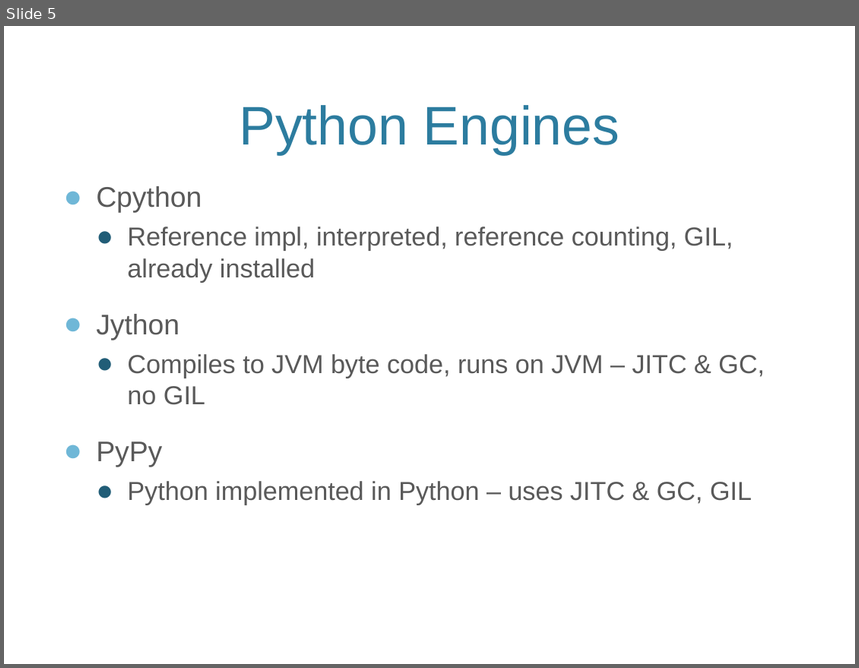
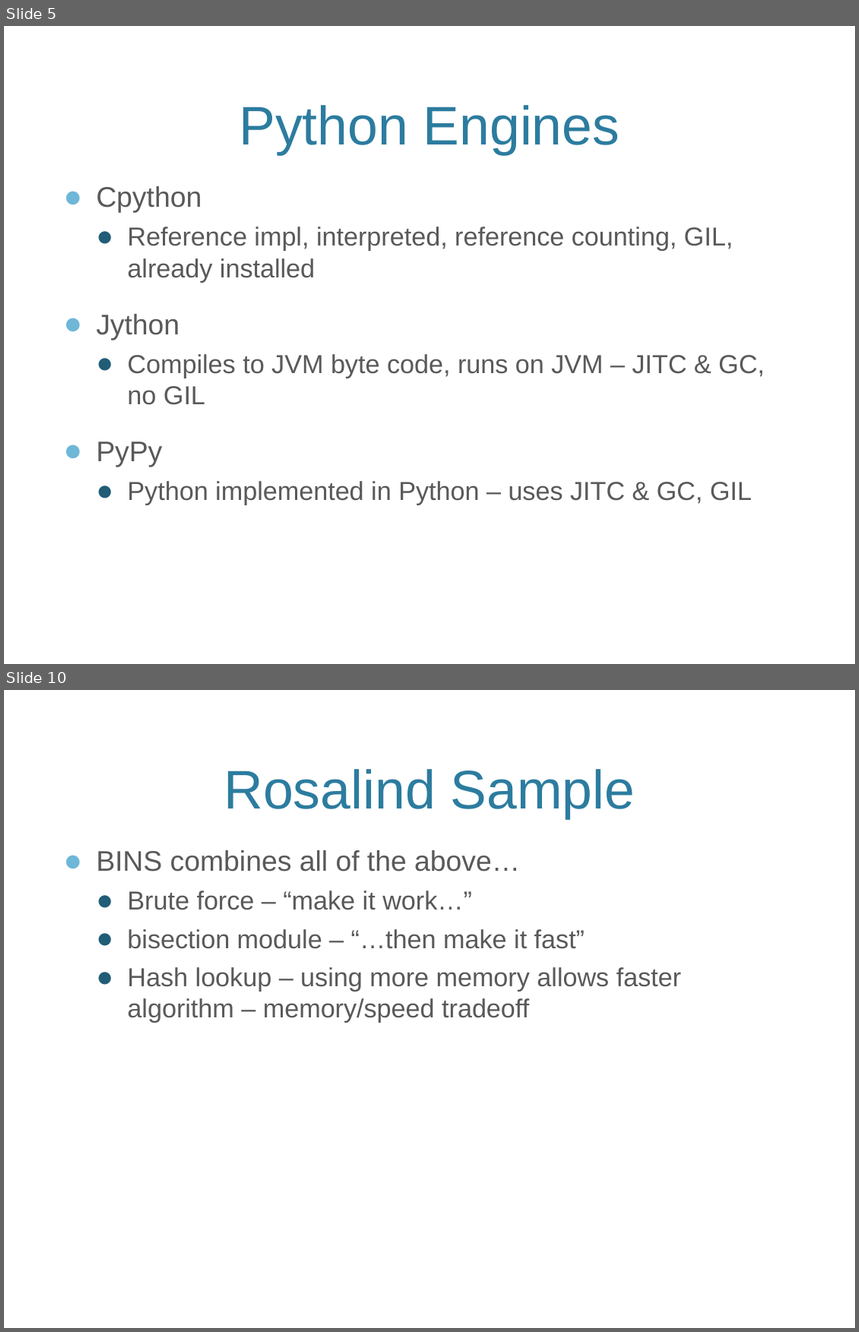
Before and after one commit to maccergit/python-talk, a slide deck: Python Performance Talk.pptx. Shown one above the other, each under a label of ours: slide 5 before the commit, slides 5 and 10 after it; the slides between them are not shown. The pictures are 859x668 and 859x1332 pixels, drawn with LibreOffice and Linux fonts; fonts in the diff are those of the drawing; background and template pictures are left out. Boxes give left, top, right and bottom in pixels: in the first picture for what was removed or moved away, otherwise in the second. Text is boxed around its words. In the diff, an @@ line names an element or a change of style, - is before the commit and + after.

```diff
--- a/Python Performance Talk.pptx
+++ b/Python Performance Talk.pptx
@@ slide 10 added at [4, 690, 855, 1328], background picture (left out) @@
@@ title added at [224, 769, 635, 819], 46 pt, text #2C7C9F @@
+Rosalind Sample
@@ text added at [96, 850, 681, 1023], 22 pt, text #595959 @@
+● BINS combines all of the above…
+  ● Brute force – “make it work…”
+  ● bisection module – “…then make it fast”
+  ● Hash lookup – using more memory allows faster algorithm – memory/speed tradeoff
```
Also in this commit, not shown: 2 slides changed, 6 other slides added.
